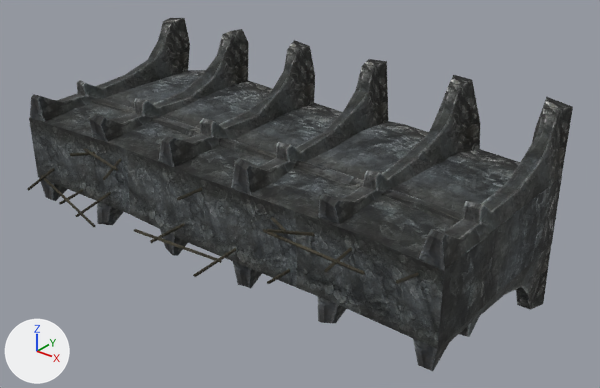
The OBJ model sceneobjs/yatelandisi_fuben_223/yatelandisi_fuben_223_qiang_01.obj, before and after one commit.
Before and after are seen from a 50 mm camera at (805.0, -1111.0, 568.0) aimed at (57.0, -177.0, -12.0). Every picture has the same lights, and +X, +Y and +Z are marked at lower left. Where no turn or scale is listed for an object, it has been applied to the vertices. Vertices at the same position are counted once.

Before the edit, the objects in view are built like this:
```python
me_yatelandisi_fuben_223_qiang_01 = bpy.data.meshes.new('yatelandisi_fuben_223_qiang_01')
me_yatelandisi_fuben_223_qiang_01.from_pydata(...)  # 764 vertices, 1083 faces; spans x -411.0..411.0, y -431.0..0.0, z -175.0..175.0
# faces by material slot: [1063, 20]
me_yatelandisi_fuben_223_qiang_01.materials.append(mat_material_2)  # picture img_yatelandisi_fuben_223_qiang_01_2_png
me_yatelandisi_fuben_223_qiang_01.materials.append(mat_material_1)  # picture img_yatelandisi_fuben_223_qiang_01_1_png
ob_yatelandisi_fuben_223_qiang_01 = bpy.data.objects.new('yatelandisi_fuben_223_qiang_01', me_yatelandisi_fuben_223_qiang_01)
ob_yatelandisi_fuben_223_qiang_01.location = (0.0, 0.0, 0.0)
```
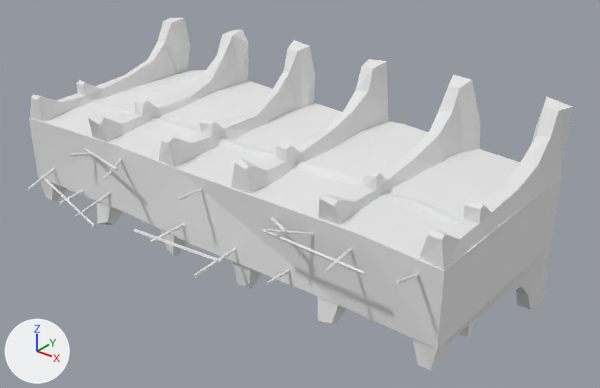
Location of each change, (x1, y1, x2, y2) in pixels of the pictures (600 x 388 px):
part 1 of me_yatelandisi_fuben_223_qiang_01, recoloured (black to grey)
    both: (27, 18, 573, 372)
part 2 of me_yatelandisi_fuben_223_qiang_01, recoloured (grey to white)
    both: (31, 70, 562, 349)

The edits, one by one:
Material 'material_2' (mat_material_2_1) is new.
Its base color is (0.8, 0.8, 0.8) (white #e7e7e7).
Its roughness is 1.0.
Material 'material_1' (mat_material_1_1) is new.
Its base color is (0.8, 0.8, 0.8) (white #e7e7e7).
Its roughness is 1.0.
me_yatelandisi_fuben_223_qiang_01 has 764 vertices, 1083 faces and spans x -411.0..411.0, y -431.0..0.0, z -175.0..175.0.
me_yatelandisi_fuben_223_qiang_01 is used by ob_yatelandisi_fuben_223_qiang_01; location (0.0, 0.0, 0.0).
me_yatelandisi_fuben_223_qiang_01 part 1: all 1063 faces that had it switch from mat_material_2 (picture img_yatelandisi_fuben_223_qiang_01_2_png) to mat_material_2_1 (white #e7e7e7).
me_yatelandisi_fuben_223_qiang_01 part 2: all 20 faces that had it switch from mat_material_1 (picture img_yatelandisi_fuben_223_qiang_01_1_png) to mat_material_1_1 (white #e7e7e7).
